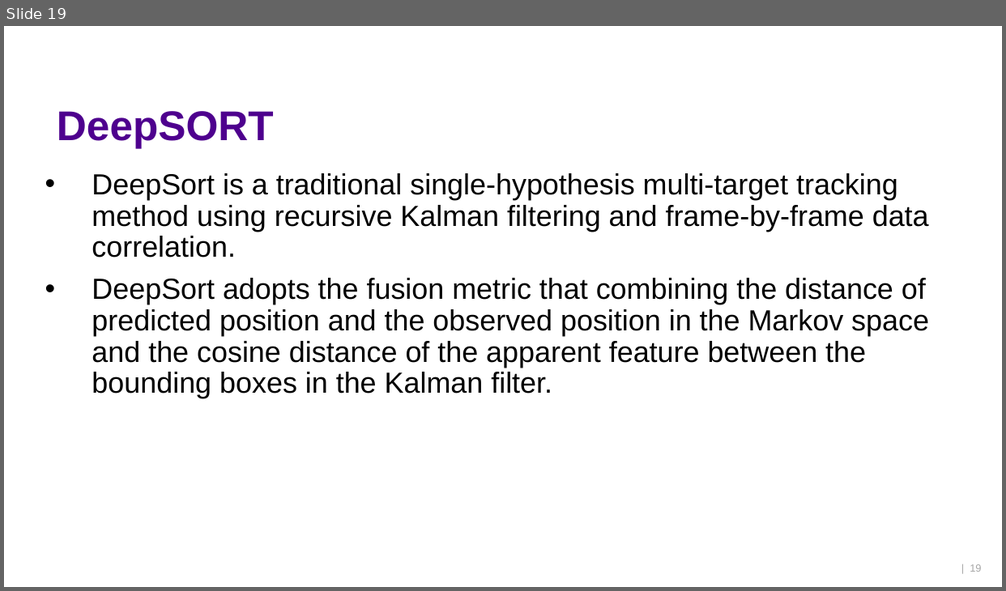
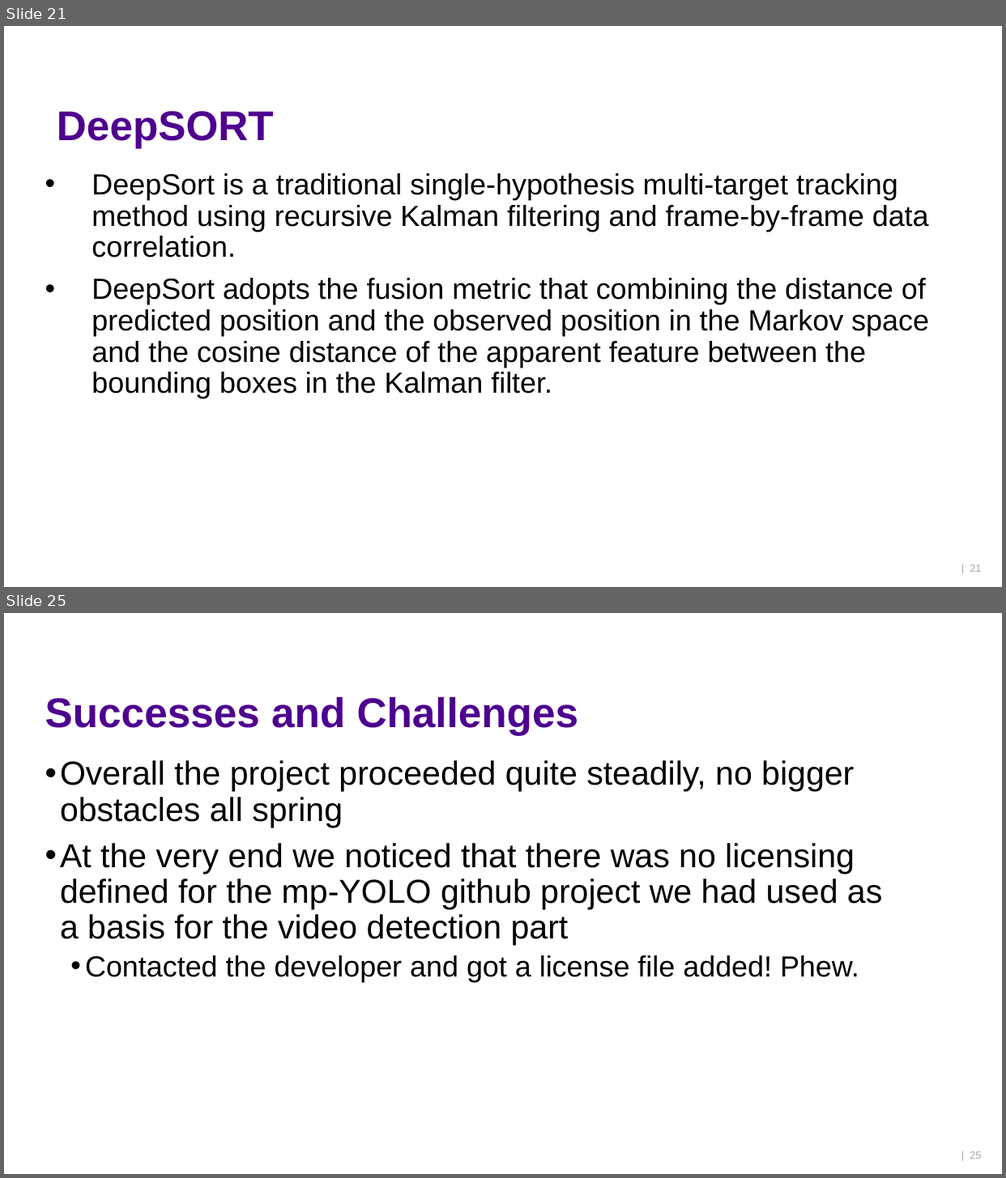
Before and after one commit to ktlhtn/AutoSTAnnot, a slide deck: Power point files/Final presentation.pptx. Shown one above the other, each under a label of ours: slide 19 before the commit, slides 21 and 25 after it; the slides between them are not shown. The pictures are 1006x591 and 1006x1178 pixels, drawn with LibreOffice and Linux fonts; fonts in the diff are those of the drawing; background and template pictures are left out. Boxes give left, top, right and bottom in pixels: in the first picture for what was removed or moved away, otherwise in the second. Text is boxed around its words. In the diff, an @@ line names an element or a change of style, - is before the commit and + after.

```diff
--- a/Power point files/Final presentation.pptx
+++ b/Power point files/Final presentation.pptx
@@ slide 25 added at (4, 613, 1002, 1174), background #FFFFFF @@
@@ title added at (45, 696, 579, 735), 40 pt, text #4E008E, bold @@
+Successes and Challenges
@@ text added at (60, 760, 882, 982), 32 pt, text #000000 @@
+• Overall the project proceeded quite steadily, no bigger obstacles all spring
+• At the very end we noticed that there was no licensing defined for the mp-YOLO github project we had used as a basis for the video detection part
+  • Contacted the developer and got a license file added! Phew.
@@ page number added at (970, 1152, 981, 1159), 10 pt, text #A6A6A6 @@
+| 25
@@ what was slide 19 is now slide 21 @@
@@ page number at (970, 565, 981, 572): text changed @@
-| 19
+| 21
```
Also in this commit, not shown: 8 slides changed, 5 other slides added, 3 slides removed.
